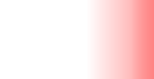
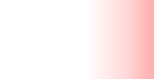
Comparing the layer stacks of the two 154 x 79 images. Changes:
pixels changed over [91, 0, 154, 79] (layer not identified)
